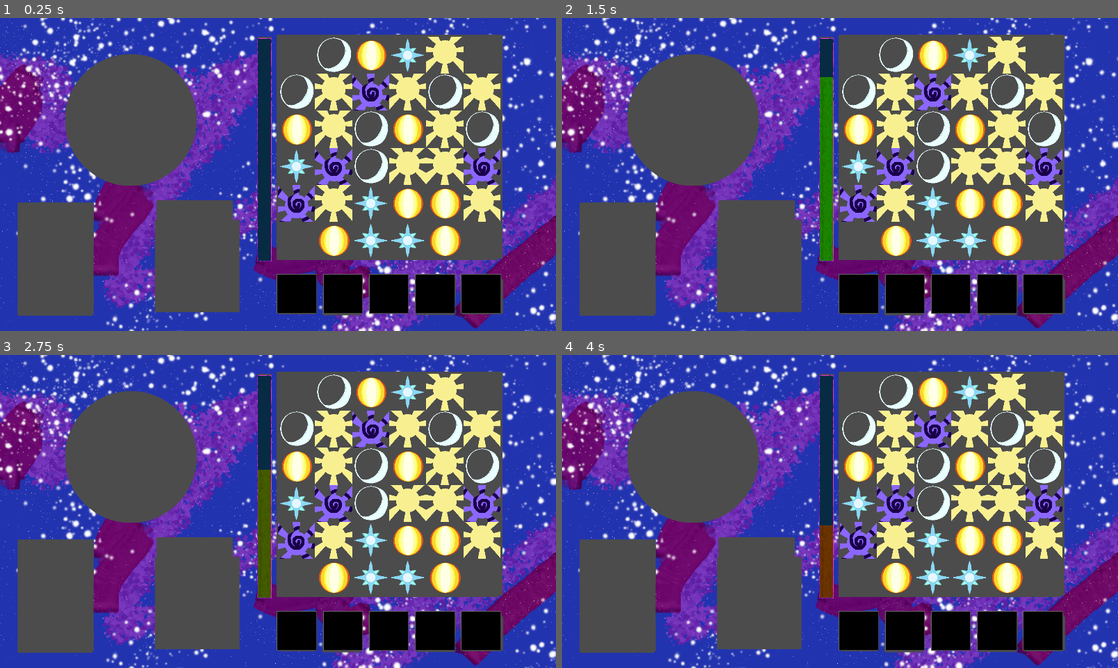
Above: before the commit, frames 1-4 (two rows, left to right).
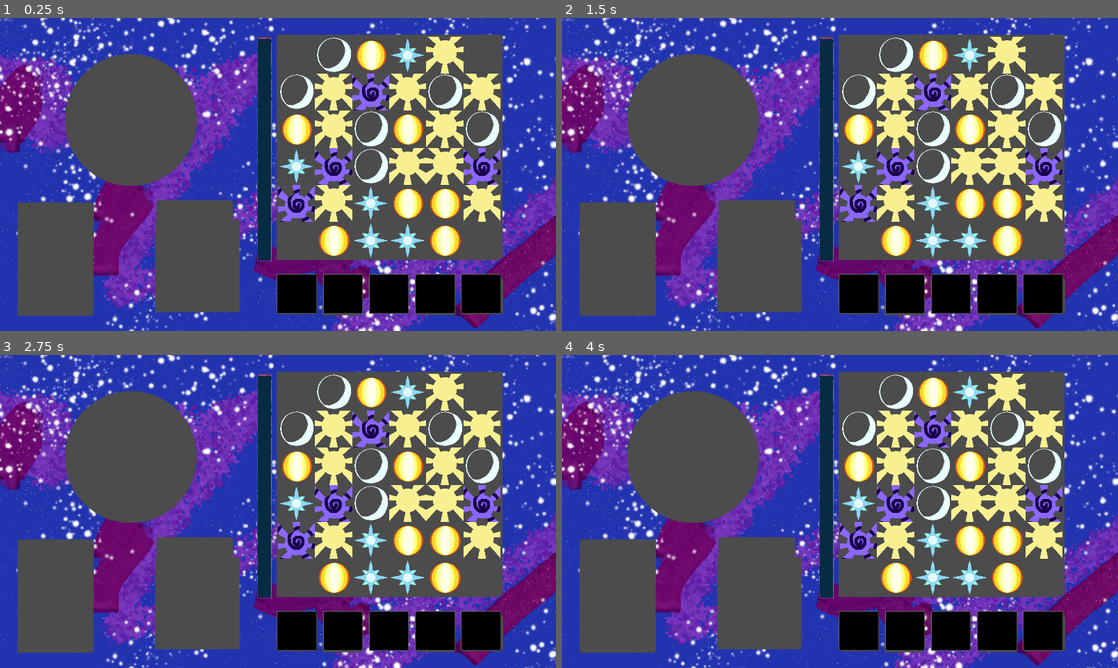
Above: after the commit, the same moments.

Repository: c0vvb0yy/match3
Game: Godot game, scene res://scenes/GameWindow.tscn
Same seed, same stepped clock (60 frames per second), same inputs: the game is played once before the commit and once after it.
Inputs (mouse positions are in pixels of both pictures, inside the frame that each line leads up to):
- Up to frame 1 (0.25 s): no input
- Up to frame 2 (1.5 s): tap Enter (ui_accept) at 0.5, 0.77, 0.8, 1.07, 1.25, 1.35 s; move the mouse to (962, 158) at 0.52 s; click (962, 158) at 0.6 s; move the mouse to (728, 190) at 1.27 s
- Up to frame 3 (2.75 s): tap Enter (ui_accept) at 1.52, 1.82, 2.3 s; click (166, 527) at 1.55 s; move the mouse to (333, 442) at 2.02 s; click (333, 442) at 2.1 s
- Up to frame 4 (4 s): move the mouse to (812, 574) at 2.77 s; click (812, 574) at 2.85 s; tap Enter (ui_accept) at 3.02, 3.32, 3.6, 3.77 s; move the mouse to (1006, 558) at 3.52 s

The runs differ from the first frame. In frame 1, less than 0.1% of the frame differs, in the area x 0-3%, y 0-2%; in frame 2, 1.4%, in the area x 0-49%, y 0-78%; in frame 3, 1.0%; in frame 4, 0.6%.

Commit message:
debugging hell

Diff:
--- a/godot/Match3/scenes/GameWindow.tscn
+++ b/godot/Match3/scenes/GameWindow.tscn
@@ -89,6 +89,11 @@
 fill_mode = 3
 script = ExtResource( 7 )
 
+[node name="Label" type="Label" parent="."]
+margin_right = 40.0
+margin_bottom = 14.0
+text = "Combo:"
+
 [connection signal="timeout" from="TurnTimer" to="Grid" method="_on_TurnTimer_timeout"]
 [connection signal="timeout" from="FallTimer" to="Grid" method="_on_FallTimer_timeout"]
 [connection signal="timeout" from="FillTimer" to="Grid" method="_on_FillTimer_timeout"]
--- a/godot/Match3/scripts/Grid.gd
+++ b/godot/Match3/scripts/Grid.gd
@@ -49,7 +49,7 @@
 # Called when the node enters the scene tree for the first time.
 func _ready():
 	state = move;
-	turn_timer = get_parent().get_node("TurnTimer");
+	#turn_timer = get_parent().get_node("TurnTimer");
 	fall_timer = get_parent().get_node("FallTimer");
 	fill_timer = get_parent().get_node("FillTimer");
 	destroy_timer = get_parent().get_node("DestroyTimer");
@@ -62,6 +62,8 @@
 func _process(_delta):
 	if(state == move):
 		touch_input();
+		if(Input.is_action_just_pressed("ui_accept")):
+			on_space();
 	pass;
 
 func fill_grid(): #top to bottom then left to right
@@ -93,6 +95,7 @@
 						var left_piece = all_pieces[i - 1][j];
 						var right_piece = all_pieces[i + 1][j];
 						match_and_dim([left_piece, current_piece, right_piece,]);
+						add_to_array([Vector2(i-1,j), Vector2(i,j), Vector2(i+1,j)], current_matches);
 						if(!at_least_one_matched):
 							at_least_one_matched = true;
 				if(j > 0 && j < height - 1): #vertical matching logic
@@ -101,6 +104,7 @@
 						var upper_piece = all_pieces[i][j - 1];
 						var lower_piece = all_pieces[i][j + 1];
 						match_and_dim([lower_piece, upper_piece, current_piece]);
+						add_to_array([Vector2(i,j-1), Vector2(i,j), Vector2(i,j+1)], current_matches);
 						if(!at_least_one_matched):
 							at_least_one_matched = true;
 	return at_least_one_matched;
@@ -120,8 +124,47 @@
 				if(current_piece.matched):
 					current_piece.queue_free();
 					all_pieces[i][j] = null;
+	print(current_matches)
 	current_matches.clear();
 
+func find_long_matches():
+	var temp_matches = current_matches;
+	for i in current_matches.size():
+		var current_column = current_matches[i].x;
+		var current_row = current_matches[i].y;
+		var current_color = all_pieces[current_column][current_row].color;
+		var matched = 0;
+		var last_column = null;
+		var last_row = null;
+		#Iterate over the current matches to check for column, row, and color
+		for j in current_matches.size():
+			var this_column = current_matches[j].x;
+			var this_row = current_matches[j].y;
+			var this_color = all_pieces[this_column][this_row].color;
+			if(current_color == this_color && this_column == current_column):
+				if(last_row != null):
+					if(this_row == last_row + 1):
+						matched += 1;
+					else:
+						break;
+				else:
+					matched += 1;
+			elif(this_row == current_row && this_color == current_color):
+				if(last_column != null):
+					if(this_column == last_column + 1):
+						matched += 1;
+					else:
+						break;
+				else:
+					matched += 1;
+			last_column = this_column;
+			last_row = this_row;
+		if(matched >= 4):
+			print("got " , matched , " of ", current_color);
+
+func look_right_of_piece(piece_col, piece_row, next_col):
+	if(all_pieces[piece_col][piece_row].color == all_pieces[next_col][piece_row]):
+		return true;
 func make_current_pieces_fall():
 	for i in width:
 		for j in height:
@@ -158,8 +201,8 @@
 	var grid_coord = pixel_to_grid(start, offset, get_global_mouse_position()); ##if performace problems: check Input actions first instead of calcing this
 	if(is_in_grid(grid_coord, width, height)):
 		if(Input.is_action_just_pressed("ui_click")):
-			if(turn_timer.is_stopped()):
-				turn_timer.start();
+			#if(turn_timer.is_stopped()):
+				#turn_timer.start();
 			start_touch = grid_coord;
 			is_controlling_piece = true;
 		if(Input.is_action_just_released("ui_click")):
@@ -216,7 +259,15 @@
 	refill_columns();
 	pass;
 
-func _on_DestroyTimer_timeout():
+func on_space():
+	find_long_matches();
 	destroy_matched();
 	fill_timer.start(0.5);
 	pass;
+
+
+#func _on_DestroyTimer_timeout(): #Turn is over
+#	find_long_matches();
+#	destroy_matched();
+#	fill_timer.start(0.5);
+#	pass;
--- a/godot/Match3/scripts/Util.gd
+++ b/godot/Match3/scripts/Util.gd
@@ -68,14 +68,11 @@
 		if(row < grid_height - 2): #we look 2 above the piece
 			if(is_piece_existing_and_same(all_pieces, column, row + 1, all_pieces[column][row]) && is_piece_existing_and_same(all_pieces, column, row + 2, all_pieces[column][row])):
 				return true;
-		if(column >= 1 && column <= grid_width - 1):
+		if(column >= 1 && column <= grid_width - 2):
 			if(is_piece_existing_and_same(all_pieces, column - 1, row, all_pieces[column][row]) && is_piece_existing_and_same(all_pieces, column + 1, row, all_pieces[column][row])):
 				return true;
-		if(row >= 1 && row <= grid_height - 1):
+		if(row >= 1 && row <= grid_height - 2):
 			if(is_piece_existing_and_same(all_pieces, column, row - 1, all_pieces[column][row]) && is_piece_existing_and_same(all_pieces, column, row + 1, all_pieces[column][row])):
-				return true;
-		if(column < grid_width - 1): #then we 2 look to the right of the piece
-			if(is_piece_existing_and_same(all_pieces, column + 1, row, all_pieces[column][row]) && is_piece_existing_and_same(all_pieces, column + 2, row, all_pieces[column][row])):
 				return true;
 	return false;
 
@@ -105,3 +102,9 @@
 		piece.un_dim();
 		piece.matched = false;
 	pass;
+
+func add_to_array(values, array):
+	for value in values:
+		if(!array.has(value)):
+			array.append(value);
+	pass;
